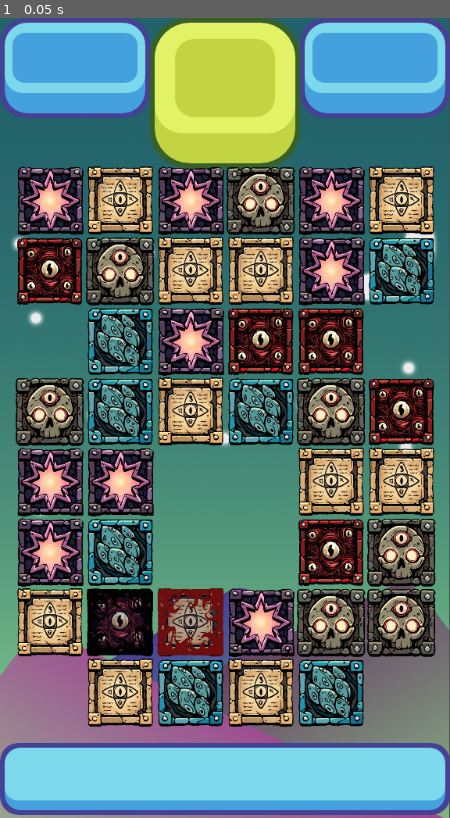
Above: before the commit, frame 1.
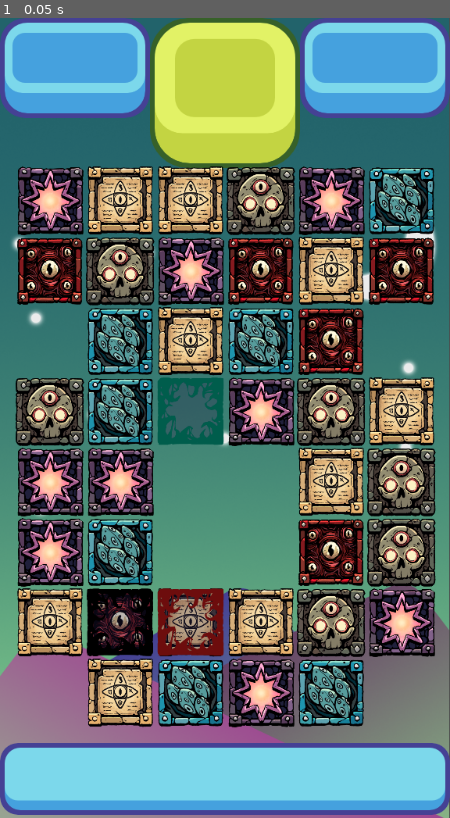
Above: after the commit, the same moment.

Repository: 4tramutola/match_3_lovecraft
Game: Godot game, scene res://scenes/game_window.tscn
Same seed, same stepped clock (60 frames per second), same inputs: the game is played once before the commit and once after it.
Inputs:
- Up to frame 1 (0.05 s): no input

The runs differ from the first frame. In frame 1, 16% of the frame differs, in the area x 35-97%, y 18-89%.

Commit message:
Added Time Pieces

Diff:
--- a/scenes/game_window.tscn
+++ b/scenes/game_window.tscn
@@ -6,6 +6,7 @@
 [ext_resource type="Script" uid="uid://b4ua1gowkofww" path="res://scenes/grid.gd" id="4_xqmpp"]
 [ext_resource type="Script" uid="uid://dvh1ecs1j2tgf" path="res://scripts/dark_holder.gd" id="5_7wq2k"]
 [ext_resource type="Script" uid="uid://7x3l5tpaf5be" path="res://scripts/stone_holder.gd" id="6_5bvbt"]
+[ext_resource type="Script" uid="uid://bpgwmimvxsc8f" path="res://scripts/time_holder.gd" id="7_llew5"]
 
 [node name="game_window" type="Node2D"]
 
@@ -37,12 +38,16 @@
 empty_spaces = PackedVector2Array(0, 0, 0, 5, 5, 5, 5, 0, 2, 2, 2, 3, 3, 2, 3, 3)
 dark_spaces = PackedVector2Array(1, 1)
 stone_spaces = PackedVector2Array(2, 1)
+time_spaces = PackedVector2Array(2, 4)
 
 [node name="dark_holder" type="Node2D" parent="."]
 script = ExtResource("5_7wq2k")
 
 [node name="stone_holder" type="Node2D" parent="."]
 script = ExtResource("6_5bvbt")
+
+[node name="time_holder" type="Node2D" parent="."]
+script = ExtResource("7_llew5")
 
 [node name="destroy_timer" type="Timer" parent="."]
 wait_time = 0.5
@@ -58,9 +63,12 @@
 
 [connection signal="damage_dark" from="grid" to="dark_holder" method="_on_grid_damage_dark"]
 [connection signal="damage_stone" from="grid" to="stone_holder" method="_on_grid_damage_stone"]
+[connection signal="damage_time" from="grid" to="time_holder" method="_on_grid_damage_time"]
 [connection signal="make_dark" from="grid" to="dark_holder" method="_on_grid_make_dark"]
 [connection signal="make_stone" from="grid" to="stone_holder" method="_on_grid_make_stone"]
+[connection signal="make_time" from="grid" to="time_holder" method="_on_grid_make_time"]
 [connection signal="remove_stone" from="stone_holder" to="grid" method="_on_stone_holder_remove_stone"]
+[connection signal="remove_time" from="time_holder" to="grid" method="_on_time_holder_remove_time"]
 [connection signal="timeout" from="destroy_timer" to="grid" method="_on_destroy_timer_timeout"]
 [connection signal="timeout" from="collapse_timer" to="grid" method="_on_collapse_timer_timeout"]
 [connection signal="timeout" from="refill_timer" to="grid" method="_on_refill_timer_timeout"]
--- a/scenes/grid.gd
+++ b/scenes/grid.gd
@@ -16,12 +16,15 @@
 @export var empty_spaces: PackedVector2Array
 @export var dark_spaces: PackedVector2Array
 @export var stone_spaces: PackedVector2Array
+@export var time_spaces: PackedVector2Array
 
 # Obstacle signals
 signal damage_dark
 signal make_dark
 signal damage_stone
 signal make_stone
+signal damage_time
+signal make_time
 
 #Pieces array
 var possible_pieces = [
@@ -53,10 +56,13 @@
 	spawn_pieces();
 	spawn_dark();
 	spawn_stone();
+	spawn_time();
 
 func restricted_fill(place):
 		#check empty pieces
 	if is_in_array(empty_spaces, place):
+		return true
+	if is_in_array(time_spaces, place):
 		return true
 	return false
 
@@ -71,6 +77,14 @@
 		if array[i] == item:
 			return true
 	return false
+
+func remove_from_array(array, item):
+	for i in range(array.size() - 1, -1, -1):
+		if array[i] == item:
+			array.remove_at(i)
+pass # Replace with function body.
+
+
 
 func make_2d_array():
 	var array = []
@@ -99,9 +113,14 @@
 func spawn_dark():
 	for i in dark_spaces.size():
 		emit_signal("make_dark", dark_spaces[i])
+
 func spawn_stone():
 	for i in stone_spaces.size():
 		emit_signal("make_stone",stone_spaces[i])
+
+func spawn_time():
+	for i in time_spaces.size():
+		emit_signal("make_time",time_spaces[i])
 
 func match_at(i, j, color):
 	if i > 1:
@@ -230,9 +249,22 @@
 	else:
 		swap_back()
 
+func check_time(column, row):
+	# Check Right
+	if column < width - 1:
+		emit_signal("damage_time", Vector2(column + 1, row))
+	# Check Left
+		emit_signal("damage_time", Vector2(column - 1, row))
+	# Check Up
+		emit_signal("damage_time", Vector2(column, row + 1))
+	# Check Down
+		emit_signal("damage_time", Vector2(column, row - 1))
+
+
 func damage_special(column, row):
 	emit_signal("damage_dark", Vector2(column, row))
 	emit_signal("damage_stone", Vector2(column, row))
+	check_time(column, row)
 
 func collapse_columns():
 	for i in width:
@@ -287,7 +319,8 @@
 	refill_columns()
 
 func _on_stone_holder_remove_stone(place):
-	for i in range(stone_spaces.size() - 1, -1, -1):
-		if stone_spaces[i] == place:
-			stone_spaces.remove_at(i)
+	remove_from_array(stone_spaces, place)
+
+func _on_time_holder_remove_time(place):
+	remove_from_array(time_spaces, place)
 	pass # Replace with function body.
--- /dev/null
+++ b/scenes/time.tscn
@@ -0,0 +1,10 @@
+[gd_scene load_steps=3 format=3 uid="uid://cmd1umekvbw5b"]
+
+[ext_resource type="PackedScene" uid="uid://cln1ihibgxfmb" path="res://scenes/dark.tscn" id="1_uoj08"]
+[ext_resource type="Texture2D" uid="uid://demhuv8yy0vgh" path="res://Pieces/Time_Basic.png" id="2_4m821"]
+
+[node name="Time" instance=ExtResource("1_uoj08")]
+health = 1
+
+[node name="Sprite2D" parent="." index="0"]
+texture = ExtResource("2_4m821")
--- /dev/null
+++ b/scripts/time_holder.gd
@@ -0,0 +1,38 @@
+extends Node2D
+
+signal remove_time
+
+var time_pieces = []
+var width = 6
+var height = 8
+var time = preload("res://scenes/time.tscn")
+
+# Called when the node enters the scene tree for the first time.
+func _ready():
+	pass
+
+func make_2d_array():
+	var array = []
+	for i in width:
+		array.append([])
+		for j in height:
+			array[i].append(null);
+	return array;
+
+func _on_grid_make_time(board_position):
+	if time_pieces.size() == 0:
+		time_pieces = make_2d_array()
+	var current = time.instantiate()
+	add_child(current)
+	current.position = Vector2(board_position.x * 90 + 64, -board_position.y * 90 + 864)
+	time_pieces[board_position.x][board_position.y] = current
+
+func _on_grid_damage_time(board_position):
+	if board_position.x < width and board_position.y < height:
+		if time_pieces[board_position.x][board_position.y] != null:
+			time_pieces[board_position.x][board_position.y].take_damage(1)
+			if time_pieces[board_position.x][board_position.y].health <= 0:
+				time_pieces[board_position.x][board_position.y].queue_free()  # Correct usage
+				time_pieces[board_position.x][board_position.y] = null  # Clear the reference
+				emit_signal("remove_time", board_position)
+		pass # Replace with function body.
Binary file added: Pieces/Time_Basic.png
Not shown, added: Pieces/Time_Basic.png.import
Not shown: 1 places in scenes/game_window.tscn that only renumber resources
Not shown, added: scripts/time_holder.gd.uid
